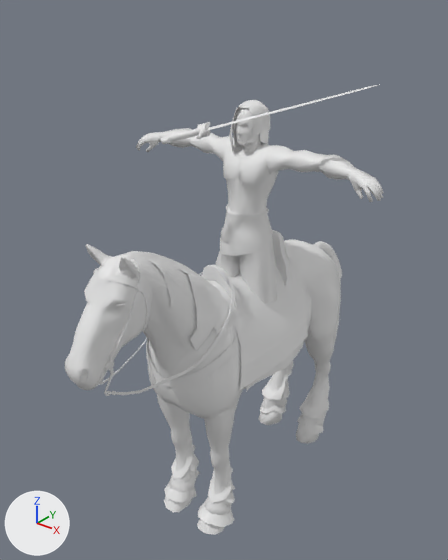
The FBX model TowerDefense/Assets/Models/Model_RohanHorse/RohanHorse.fbx as it was, and as the next commit left it.
Rendered twice from a 50 mm lens placed at (1.54, -2.56, 2.88), pointed at (-0.06, -0.56, 1.64). The axes (+X, +Y, +Z) are drawn at lower left. The lights are the same throughout. Materials are left out; every surface is plain grey. Where no turn or scale is listed for an object, it has been applied to the vertices. Vertices at the same position are counted once.

The scene before the commit, as lines of its bpy script (objects in view):
```python
me_horse = bpy.data.meshes.new('horse')
me_horse.from_pydata(...)  # 3592 vertices, 7084 faces; spans x -0.24..0.24, y -1.49..0.41, z -0.5..1.05
me_horse.materials.append(mat_horse)
me_horse1 = bpy.data.meshes.new('horse1')
me_horse1.from_pydata(...)  # 691 vertices, 867 faces; spans x -0.23..0.23, y -1.36..0.42, z -0.5..0.97
me_horse1.materials.append(mat_horse1)
me_pcube1 = bpy.data.meshes.new('pCube1')
me_pcube1.from_pydata(...)  # 1811 vertices, 1800 faces; spans x -13.1..12.8, y -0.2..1.3, z -2.9..2.1
me_pcube1.materials.append(mat_sword)
me_the_prince_001 = bpy.data.meshes.new('The_Prince.001')
me_the_prince_001.from_pydata(...)  # 1164 vertices, 2085 faces; spans x -0.641..0.64, y -0.087..0.189, z 0.0..1.244
# faces by material slot: [734, 1351]
me_the_prince_001.materials.append(mat_body_1)
me_the_prince_001.materials.append(mat_head_1)
ob_horse = bpy.data.objects.new('horse', me_horse)
ob_horse.location = (0.0, 0.0, 1.0)
ob_horse1 = bpy.data.objects.new('horse1', me_horse1)
ob_horse1.location = (0.0, 0.0, 1.0)
ob_pcube1 = bpy.data.objects.new('pCube1', me_pcube1)
ob_pcube1.location = (0.196, -0.625, 2.418)
ob_pcube1.rotation_euler = (1.701, -0.322, 0.418)  # degrees (97, -18, 24)
ob_pcube1.scale = (0.033, 0.033, 0.033)
ob_the_prince_001 = bpy.data.objects.new('The_Prince.001', me_the_prince_001)
ob_the_prince_001.location = (-0.011, -0.478, 1.191)
```
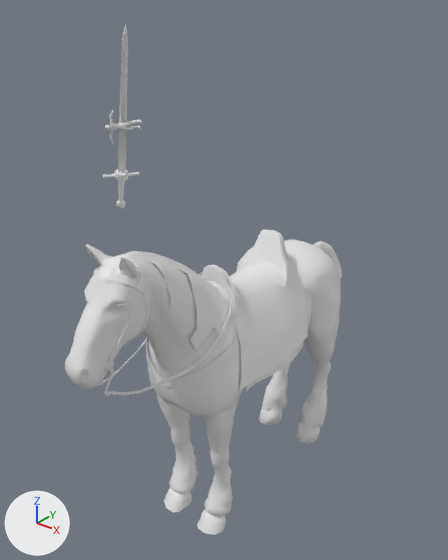
The change, as a diff of the scene's bpy script:
```diff
--- a/TowerDefense/Assets/Models/Model_RohanHorse/RohanHorse.fbx.py
+++ b/TowerDefense/Assets/Models/Model_RohanHorse/RohanHorse.fbx.py
@@ me_horse1 @@
 # used by ob_horse1; location = (0.0, 0.0, 1.0)
-me_horse1.from_pydata(...)  # 691 vertices, 867 faces; spans x -0.23..0.23, y -1.36..0.42, z -0.5..0.97
+me_horse1.from_pydata(...)  # 327 vertices, 515 faces; spans x -0.23..0.23, y -1.36..0.42, z -0.19..0.97
+# me_horse1 part 1: 18 loose pieces with 364 vertices, spanning x -0.21..0.22, y -0.93..0.17, z -0.5..-0.11, are deleted
@@ me_warrior_001 @@
+me_warrior_001.from_pydata(...)  # 1129 vertices, 2058 faces; spans x -0.0796..0.0133, y -0.1313..0.0076, z -0.0734..0.0724
@@ ob_pcube1 @@
 ob_pcube1 = bpy.data.objects.new('pCube1', me_pcube1)
-ob_pcube1.location = (0.196, -0.625, 2.418)
-ob_pcube1.rotation_euler = (1.701, -0.322, 0.418)  # degrees (97, -18, 24)
-ob_pcube1.scale = (0.033, 0.033, 0.033)
+ob_pcube1.location = (-0.398, -0.815, 2.34)
+ob_pcube1.rotation_euler = (1.505, -1.257, -0.479)  # degrees (86, -72, -27)
+ob_pcube1.scale = (0.0323, 0.0323, 0.0323)
@@ ob_the_prince_001 @@
-ob_the_prince_001 = bpy.data.objects.new('The_Prince.001', me_the_prince_001)
-ob_the_prince_001.location = (-0.011, -0.478, 1.191)
@@ ob_warrior @@
+ob_warrior = bpy.data.objects.new('Warrior', me_warrior_001)
+ob_warrior.location = (-0.356, -0.74, 2.339)
```

Boxes (x1, y1, x2, y2) around the edits, measured in the pictures (448 x 560 px):
'The_Prince.001', deleted
    before: (136, 100, 384, 304)
'horse1', reshaped (48% shorter)
    before: (84, 241, 342, 527)
    after: (84, 241, 342, 390)
'pCube1', moved, turned, rescaled
    before: (161, 84, 380, 144)
    after: (103, 25, 140, 209)
'Warrior', added
    after: (105, 110, 142, 144)
part 1 of me_horse1, deleted
    before: (164, 361, 330, 527)
